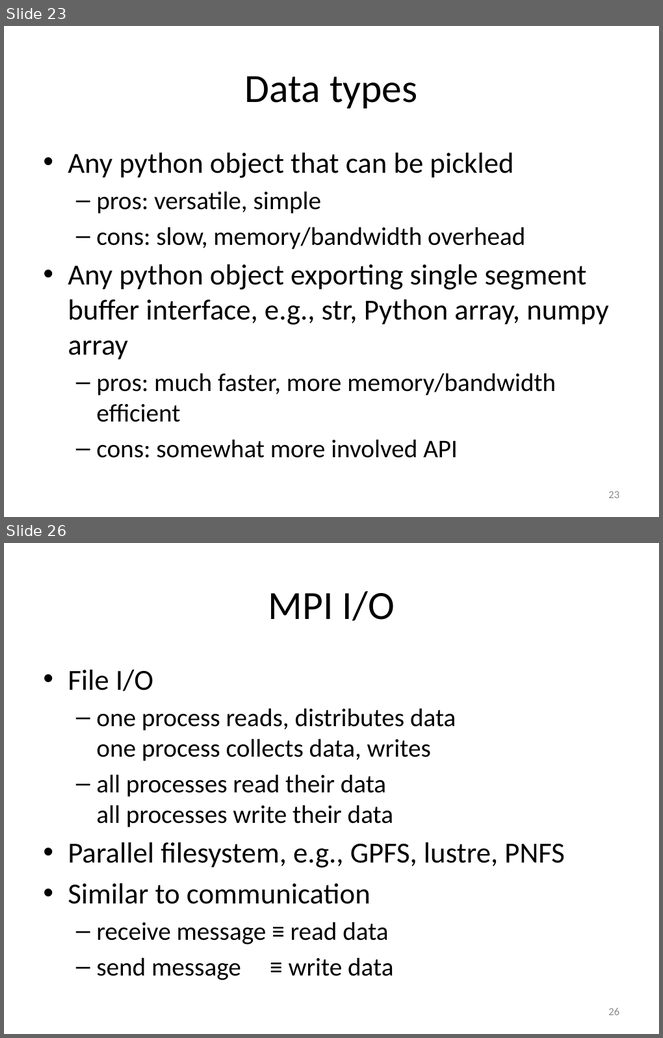
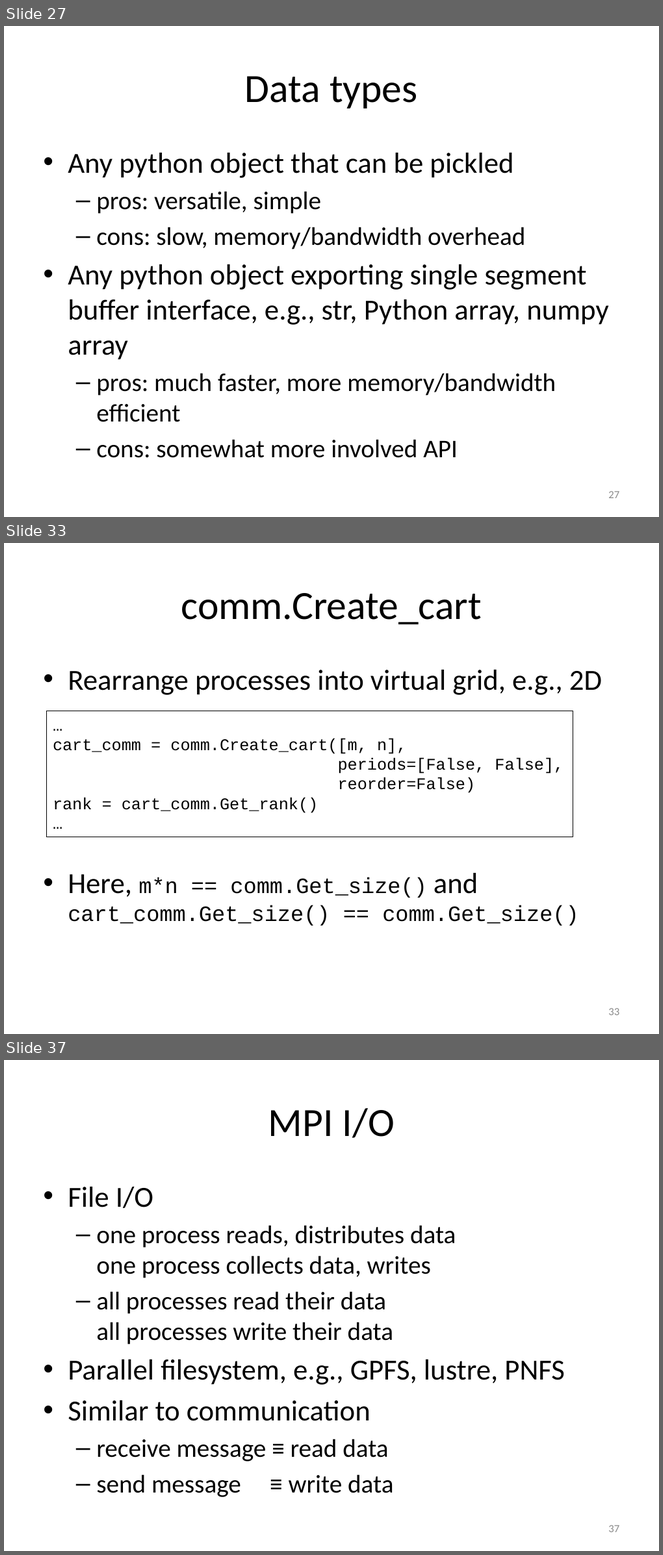
Before and after one commit to gjbex/training-material, a slide deck: Python/Mpi4py/mpi4py.pptx. Shown one above the other, each under a label of ours: slides 23 and 26 before the commit, slides 27, 33 and 37 after it; the slides between them are not shown. The pictures are 663x1038 and 663x1555 pixels, drawn with LibreOffice and Linux fonts; fonts in the diff are those of the drawing. Boxes give left, top, right and bottom in pixels: in the first picture for what was removed or moved away, otherwise in the second. Text is boxed around its words. In the diff, an @@ line names an element or a change of style, - is before the commit and + after.

```diff
--- a/Python/Mpi4py/mpi4py.pptx
+++ b/Python/Mpi4py/mpi4py.pptx
@@ slide 33 added at (4, 543, 659, 1034), background #FFFFFF @@
@@ title added at (181, 593, 482, 625), 44 pt, text #000000 @@
+comm.Create_cart
@@ text added at (68, 670, 602, 926), 24 pt, text #000000 @@
+• Rearrange processes into virtual grid, e.g., 2D
+• Here, m*n == comm.Get_size() and cart_comm.Get_size() == comm.Get_size()
@@ rectangle added at (47, 711, 573, 837), outline #000000 0.75 pt, 18 pt, text #000000 @@
+…
+cart_comm = comm.Create_cart([m, n],
+periods=[False, False],
+reorder=False)
+rank = cart_comm.Get_rank()
+…
@@ page number added at (608, 1008, 620, 1016), 12 pt, text #8C8C8C @@
+33
@@ what was slide 23 is now slide 27 @@
@@ page number at (608, 491, 620, 499): text changed @@
-23
+27
@@ what was slide 26 is now slide 37 @@
@@ page number at (608, 1525, 620, 1533): text changed @@
-26
+37
```
Also in this commit, not shown: 2 slides changed, 11 other slides added.
